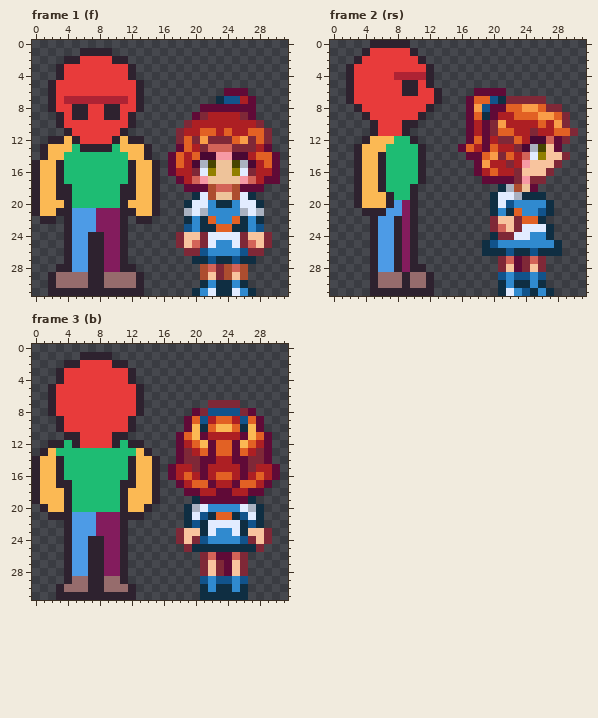
Pixel-art file -- Aseprite/Entities/character.aseprite. Above, as it was before the edit.
32x32 pixels, 4 frames. Colours within 5 levels of each other are drawn and written as one. Shown: frame 1 (f), frame 2 (rs), frame 3 (b). The commit also changed other frames, which this record leaves out.
The result:
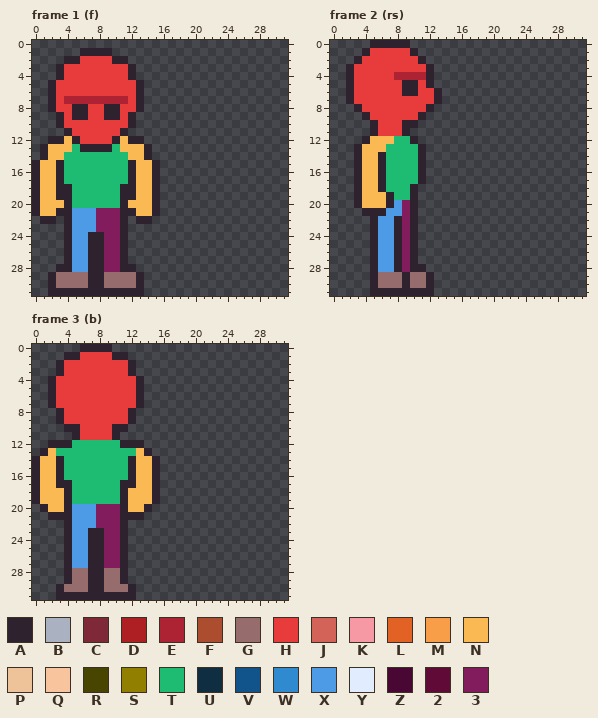
Palette (. is transparent): A #2e222f  B #aab2c1  C #7f2837  D #ad1f23  E #ae2334  F #ad4d2f  G #966c6c  H #e83b3b  J #d36358  K #f799a5  L #e26124  M #f99e48  N #fbb954  P #eec39a  Q #f8c49e  R #474500  S #918000  T #1ebc73  U #0f2e42  V #11538b  W #308acf  X #4d9be6  Y #e2ecff  Z #490833  2 #600a37  3 #831c5d
From old to new:
layer "REAL UNCLE" now hidden
--- frame 1 (f)
@@ x 15..31 @@
  5 .................
- 6 .........222.....
- 7 ........UVVD2....
- 8 ......2222222....
- 9 .....2CDDDDC2....
-10 ....CDDDDDDDDC...
-11 ...CDDLLDLDDLLC..
-12 ...CLCMCCCLMCLC..
-13 ...2LDCJJJCCCD2..
-14 ..2LDLZZKKZZDLL2.
-15 A.2LDZBRPPRBZDL2.
-16 A.2DDCYSPPSYCDD2.
-17 A..2DJKPPPPKJD22.
-18 A...222FJJF222...
-19 A....UYFPPFYU....
-20 A...UYYWUUWYYU...
-21 A...BYBWWWWBYB...
-22 ....UWULWWLUWU...
-23 ....VWUULLUUWV...
-24 ...CQQCYYYYCQQC..
-25 ...CQJCYWWYCJQC..
-26 ....CCVWWWWVCC...
-27 .....UUVUUVUU....
-28 ......FJCFJF.....
-29 ......FQCFQF.....
-30 ......UWUUWU.....
-31 .....UWYUUYWU....
+ 6 .................
+ 7 .................
+ 8 .................
+ 9 .................
+10 .................
+11 .................
+12 .................
+13 .................
+14 .................
+15 A................
+16 A................
+17 A................
+18 A................
+19 A................
+20 A................
+21 A................
+22 .................
+23 .................
+24 .................
+25 .................
+26 .................
+27 .................
+28 .................
+29 .................
+30 .................
+31 .................
--- frame 2 (rs)
@@ x 14..31 @@
  5 ..................
- 6 ....2222..........
- 7 ...2LLVUCCCCC.....
- 8 ...2MV22LLMMLCC...
- 9 ...2LU2DDLLLMMLC..
-10 ...2D2CMDDDDLDMC..
-11 ...2D2CLLDDCDDLLC.
-12 ...2L2DCCLDZZJ2C..
-13 ..2LD2LDDCZBRQ2...
-14 ...22LMCLDJYSQQC..
-15 ....2MDDCDKQQQC...
-16 ....2DLDDCQQQC....
-17 .....2222CKCC.....
-18 .......UBFP2......
-19 ......UYYBUUU.....
-20 ......UYVWWWWU....
-21 ......UWULWWVU....
-22 ......CQQCLLU.....
-23 ......CJQCYYYU....
-24 ......UCCYYWWU....
-25 .....UVWWWWWWWU...
-26 .....UUUVUUVUUU...
-27 .......CJ2CJC.....
-28 .......CQ2CQC.....
-29 .......VWVVWV.....
-30 .......UWUUWU.....
-31 .......UYWVUWU....
+ 6 ..................
+ 7 ..................
+ 8 ..................
+ 9 ..................
+10 ..................
+11 ..................
+12 ..................
+13 ..................
+14 ..................
+15 ..................
+16 ..................
+17 ..................
+18 ..................
+19 ..................
+20 ..................
+21 ..................
+22 ..................
+23 ..................
+24 ..................
+25 ..................
+26 ..................
+27 ..................
+28 ..................
+29 ..................
+30 ..................
+31 ..................
--- frame 3 (b)
@@ x 0..31 @@
- 0 ................................
- 1 ......AAAA......................
- 2 ....AAHHHHAA....................
+ 0 ......AAAA......................
+ 1 ....AAHHHHAA....................
+ 2 ...AHHHHHHHHA...................
  3 ...AHHHHHHHHA...................
- 4 ...AHHHHHHHHA...................
+ 4 ..AHHHHHHHHHHA..................
  5 ..AHHHHHHHHHHA..................
  6 ..AHHHHHHHHHHA..................
- 7 ..AHHHHHHHHHHA........CCCC......
- 8 ..AHHHHHHHHHHA......2CVVVVC2....
- 9 ...AHHHHHHHHA......2LVDLLDVL2...
-10 ...AHHHHHHHHA......2NULNNLUN2...
-11 ....AAHHHHAA......2LN2DDDD2NL2..
-12 ..AATAHHHHATAA....2DLN2LL2NLD2..
-13 .ANTTTTTTTTTTNA...2CDL2LL2LDC2..
-14 ANNATTTTTTTTANNA..2CC22DD22CC2..
-15 ANNATTTTTTTTANNA.2DDC2DDDD2CDD2.
-16 ANNATTTTTTTTANNA.2DLD2DLLD2DLD2.
-17 ANNAATTTTTTAANNA..2DLL2DD2LLD2..
-18 ANNNATTTTTTANNNA...22DD22DD22...
-19 ANNNATTTTTTANNNA....U222222U....
-20 .ANNATTTTTTANNA....UBYWWWWYBU...
-21 ..AAAXXX333AAA.....UYVULLUVYU...
-22 ....AXXX333A.......UVUYYYYUVU...
-23 ....AXXX333A......CQQUYWWYUQQC..
-24 ....AXXAA33A......CQCVWWWWVCQC..
-25 ....AXXAA33A.......CUUUUUUUUC...
-26 ....AXXAA33A.........CJ22JC.....
-27 ....AXXAA33A.........CQC2QC.....
-28 ....AXXAA33A.........CQC2QC.....
-29 ....AGGAAGGA.........VWVVWV.....
-30 ...AGGGAAGGGA........UWUUWU.....
-31 ...AAAAAAAAAA........UUUUUU.....
+ 7 ..AHHHHHHHHHHA..................
+ 8 ...AHHHHHHHHA...................
+ 9 ...AHHHHHHHHA...................
+10 ....AAHHHHAA....................
+11 .....AHHHHA.....................
+12 ..AAATTTTTTAAA..................
+13 .ANTTTTTTTTTTNA.................
+14 ANNATTTTTTTTANNA................
+15 ANNATTTTTTTTANNA................
+16 ANNATTTTTTTTANNA................
+17 ANNAATTTTTTAANNA................
+18 ANNNATTTTTTANNNA................
+19 ANNNATTTTTTANNNA................
+20 .ANNAXXX333ANNA.................
+21 ..AAAXXX333AAA..................
+22 ....AXXX333A....................
+23 ....AXXAA33A....................
+24 ....AXXAA33A....................
+25 ....AXXAA33A....................
+26 ....AXXAA33A....................
+27 ....AXXAA33A....................
+28 ....AGGAAGGA....................
+29 ....AGGAAGGA....................
+30 ...AGGGAAGGGA...................
+31 ...AAAAAAAAAA...................
Where, in picture pixels (left, top, right, bottom), the same in both pictures:
erased: (168, 88, 280, 296)
erased: (458, 88, 578, 296)
changed: (48, 344, 144, 448)
erased: (168, 400, 280, 600)
changed: (72, 504, 120, 536)
changed: (72, 568, 120, 576)
